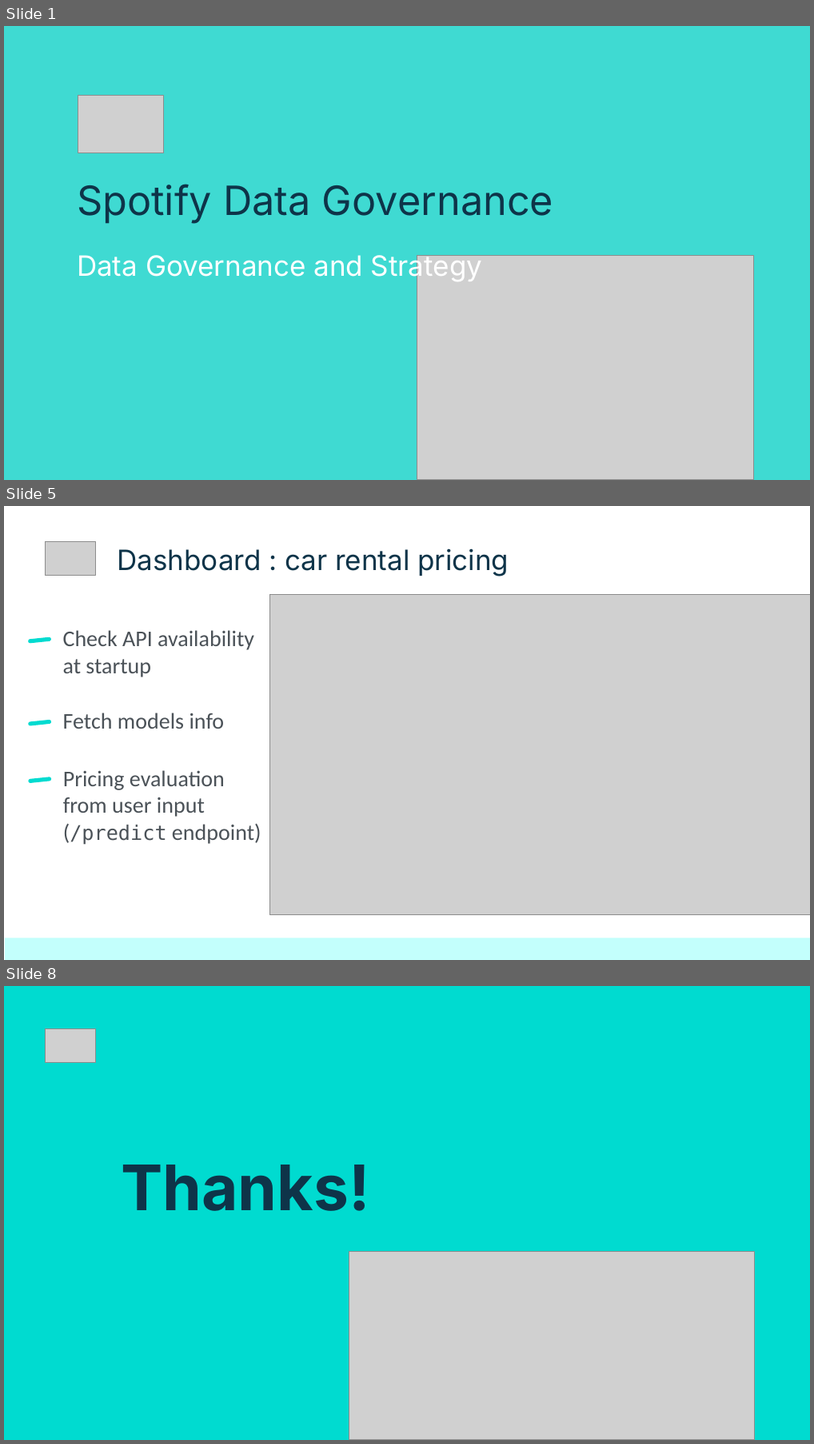
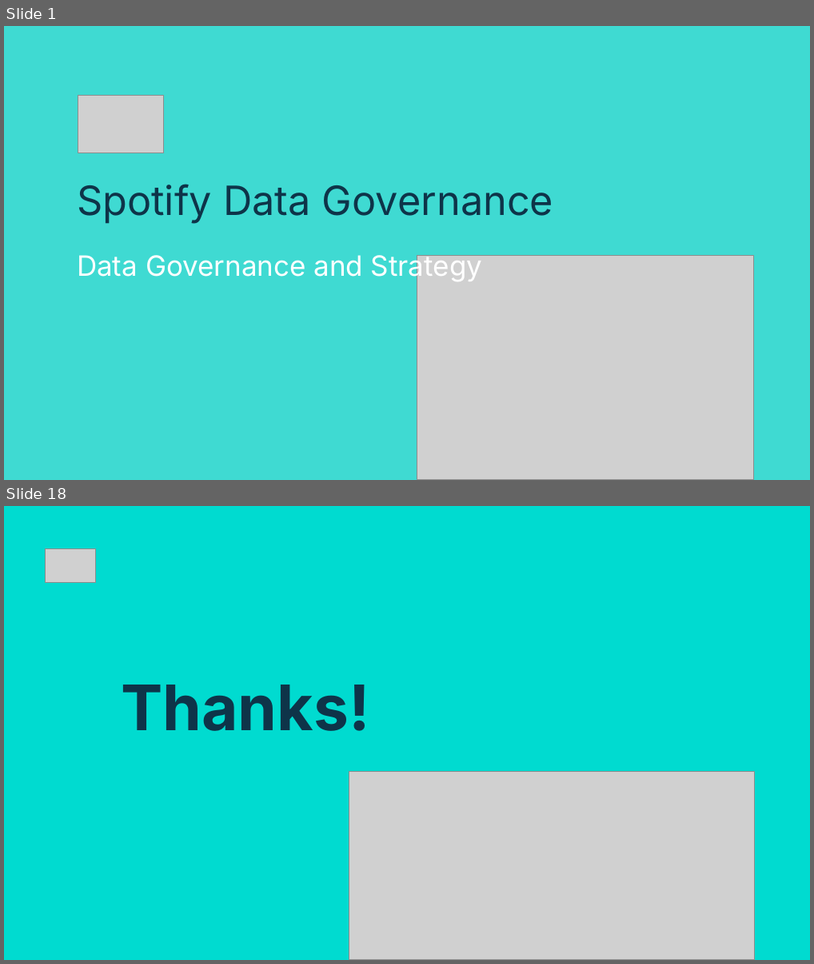
Before and after one commit to netesf13d/jedha-projects, a slide deck: 2-01-Spotify_Data_Governance/presentation/Presentation - 2-01 - Spotify Data Governance.odp. Shown one above the other, each under a label of ours: slides 1, 5 and 8 before the commit, slides 1 and 18 after it; the slides between them are not shown. The pictures are 814x1444 and 814x964 pixels, drawn with LibreOffice and Linux fonts; fonts in the diff are those of the drawing; grey boxes stand for pictures. Boxes give left, top, right and bottom in pixels: in the first picture for what was removed or moved away, otherwise in the second. Text is boxed around its words. In the diff, an @@ line names an element or a change of style, - is before the commit and + after.

```diff
--- a/2-01-Spotify_Data_Governance/presentation/Presentation - 2-01 - Spotify Data Governance.odp
+++ b/2-01-Spotify_Data_Governance/presentation/Presentation - 2-01 - Spotify Data Governance.odp
@@ slide 5 removed at bbox=[4, 506, 810, 960], background #FFFFFF @@
@@ picture removed at bbox=[45, 541, 96, 576] @@
@@ title removed at bbox=[118, 548, 509, 576] @@
-Dashboard : car rental pricing
@@ picture removed at bbox=[270, 595, 810, 915] @@
@@ rounded rectangle removed at bbox=[28, 637, 52, 644] @@
@@ title removed at bbox=[63, 630, 254, 677] @@
-Check API availability at startup
@@ rounded rectangle removed at bbox=[28, 720, 52, 726] @@
@@ title removed at bbox=[63, 712, 225, 728] @@
-Fetch models info
@@ rounded rectangle removed at bbox=[28, 776, 52, 783] @@
@@ title removed at bbox=[63, 770, 262, 844] @@
-Pricing evaluation from user input
-(/predict endpoint)
@@ rectangle removed at bbox=[5, 937, 810, 959] @@
@@ what was slide 8 is now slide 18 @@
```
Also in this commit, not shown: 16 slides added, 5 other slides removed, 6 other files.
